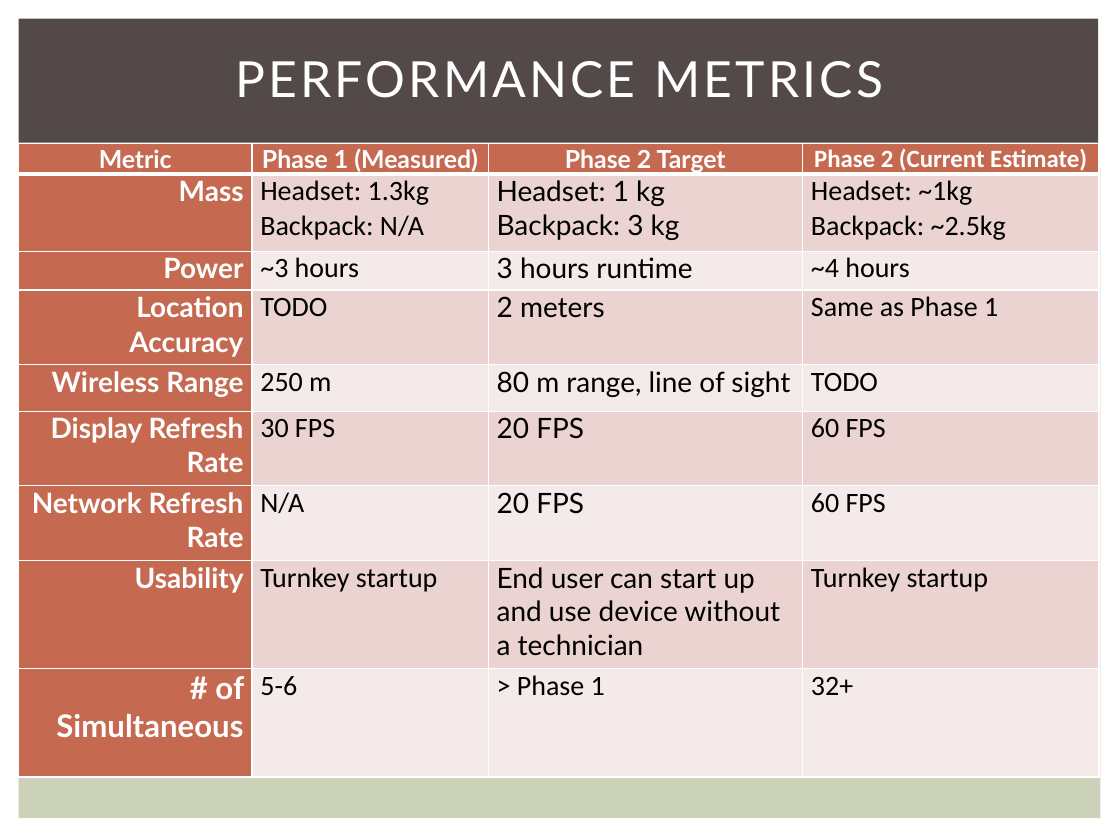
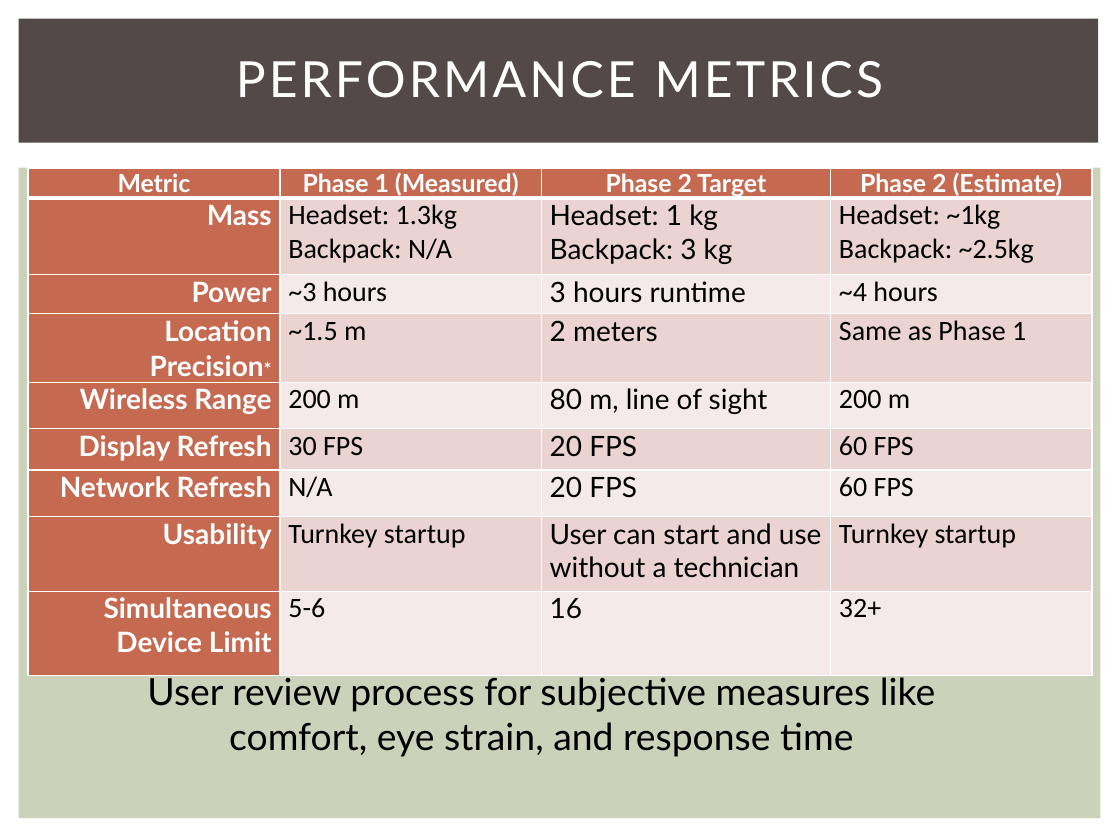
Before and after one commit to snowpuppy/augreality, a slide deck: slide 10 of doc/AugRealityMidReview.pptx. Drawn at 1120x840 pixels with LibreOffice and Linux fonts; fonts in the diff are those of the drawing. Boxes give left, top, right and bottom in pixels: in the first picture for what was removed or moved away, otherwise in the second. Text is boxed around its words. In the diff, an @@ line names an element or a change of style, - is before the commit and + after.

```diff
--- a/doc/AugRealityMidReview.pptx
+++ b/doc/AugRealityMidReview.pptx
@@ table at (28, 168, 1091, 656) @@
-row 1, column 4: Phase 2 (Current Estimate)
+row 1, column 4: Phase 2 (Estimate)
-row 4, column 1: Location Accuracy
+row 4, column 1: Location Precision*
-row 4, column 2: TODO
+row 4, column 2: ~1.5 m
-row 5: Wireless Range | 250 m | 80 m range, line of sight | TODO
+row 5: Wireless Range | 200 m | 80 m, line of sight | 200 m
-row 6, column 1: Display Refresh / Rate
+row 6, column 1: Display Refresh
-row 7, column 1: Network Refresh Rate
+row 7, column 1: Network Refresh
-row 8, column 3: End user can start up and use device without a technician
+row 8, column 3: User can start and use without a technician
-row 9, column 1: # of Simultaneous
+row 9, column 1: Simultaneous Device Limit
-row 9, column 3: > Phase 1
+row 9, column 3: 16
@@ table: place and size @@
-table at (19, 143, 1100, 776)
+table at (28, 168, 1091, 656)
@@ text added at (147, 673, 935, 757), 24 pt, text #000000 @@
+User review process for subjective measures like comfort, eye strain, and response time
```
Also in this commit, not shown: 10 other slides changed.
